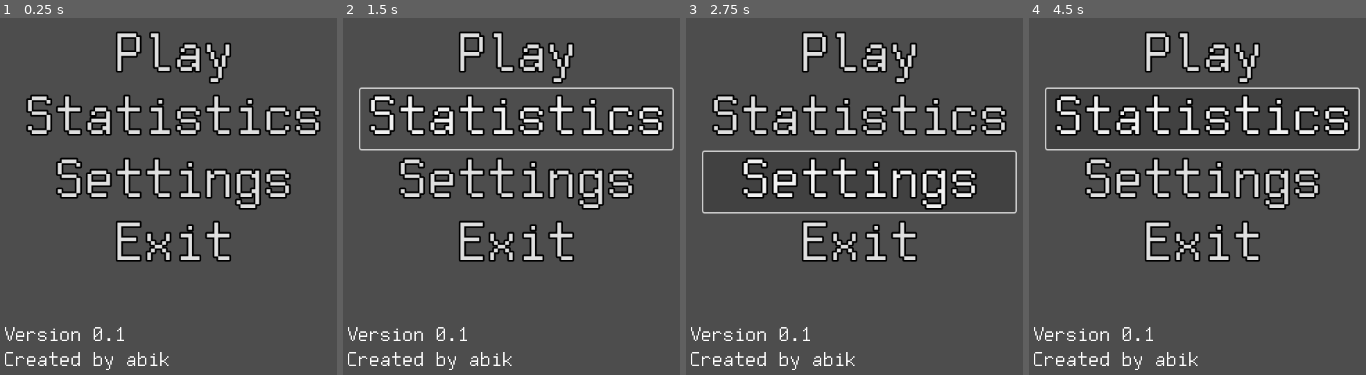
Above: before the commit, frames 1-4 (left to right).
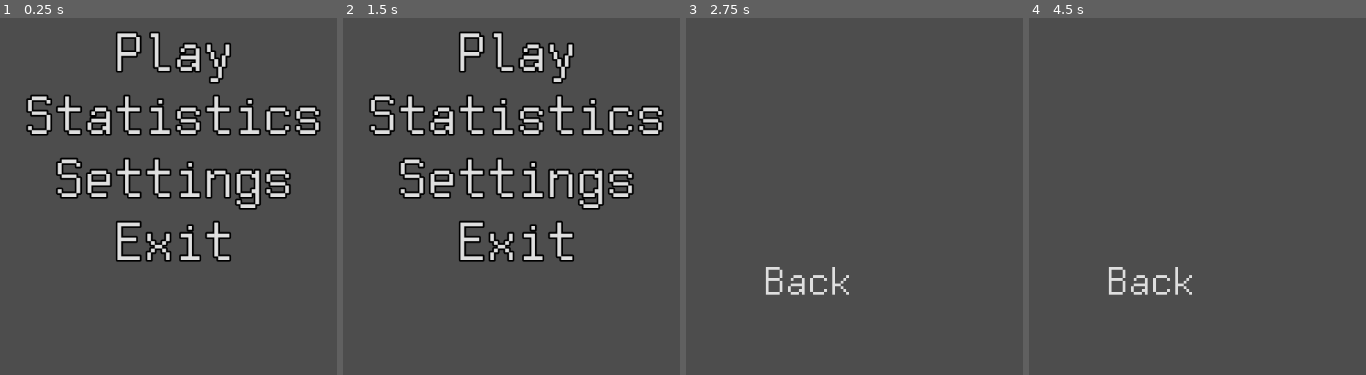
Above: after the commit, the same moments.

Repository: abi4ka/Happy
Game: Godot game, scene res://menu.tscn
The game is run twice, just before and just after one commit, with the same random seed, the same clock (stepped at 60 frames per second) and the same inputs. This scene is started directly instead of the project's main scene.
Inputs (mouse positions are in pixels of both pictures, inside the frame that each line leads up to):
- Up to frame 1 (0.25 s): no input
- Up to frame 2 (1.5 s): click "Statistics" at 0.5 s; click (464, 282) at 1.25 s, where only the run after the commit has a clickable "Back"
- Up to frame 3 (2.75 s): click "Settings" at 2 s
- Up to frame 4 (4.5 s): click (1200, 57) at 2.75 s, where only the run before the commit has a clickable "Play"; click (1200, 57) at 3.5 s, where only the run before the commit has a clickable "Play"; click (1200, 117) at 4.25 s, where only the run before the commit has a clickable "Statistics"

The runs differ from the first frame. In frame 1, 1.0% of the frame differs, in the area x 1-51%, y 86-99%; in frame 2, 2.2%; in frame 3, 14%; in frame 4, 14%, in the area x 1-99%, y 3-99%.

Commit message:
Menu panels/menu funcionality

Diff:
--- a/menu.tscn
+++ b/menu.tscn
@@ -1,9 +1,14 @@
-[gd_scene load_steps=4 format=3 uid="uid://xynq5he18fh6"]
+[gd_scene load_steps=7 format=3 uid="uid://xynq5he18fh6"]
 
 [ext_resource type="LabelSettings" uid="uid://bsk47r4n4k72r" path="res://menuText.tres" id="1_lti8b"]
+[ext_resource type="Script" uid="uid://c7qn3aaspc7mp" path="res://scripts/MenuControl.gd" id="1_mae5d"]
 [ext_resource type="FontFile" uid="uid://bs1l7kc6rllcm" path="res://FreePixel.ttf" id="1_ouk20"]
 
 [sub_resource type="StyleBoxEmpty" id="StyleBoxEmpty_ouk20"]
+
+[sub_resource type="StyleBoxEmpty" id="StyleBoxEmpty_mae5d"]
+
+[sub_resource type="StyleBoxEmpty" id="StyleBoxEmpty_4hy44"]
 
 [node name="Menu" type="Control"]
 layout_mode = 3
@@ -12,6 +17,7 @@
 anchor_bottom = 1.0
 grow_horizontal = 2
 grow_vertical = 2
+script = ExtResource("1_mae5d")
 
 [node name="Background" type="Node2D" parent="."]
 
@@ -81,3 +87,122 @@
 layout_mode = 2
 text = "Сreated by abik"
 label_settings = ExtResource("1_lti8b")
+
+[node name="LevelsPanel" type="PanelContainer" parent="."]
+visible = false
+layout_mode = 1
+anchors_preset = -1
+anchor_right = 1.0
+anchor_bottom = 1.0
+offset_left = 100.0
+offset_top = 100.0
+offset_right = -100.0
+offset_bottom = -100.0
+grow_horizontal = 2
+grow_vertical = 2
+theme_override_styles/panel = SubResource("StyleBoxEmpty_mae5d")
+
+[node name="VBoxContainer" type="VBoxContainer" parent="LevelsPanel"]
+layout_mode = 2
+size_flags_horizontal = 0
+theme_override_constants/separation = 20
+
+[node name="Button" type="Button" parent="LevelsPanel/VBoxContainer"]
+layout_mode = 2
+theme_override_fonts/font = ExtResource("1_ouk20")
+theme_override_font_sizes/font_size = 64
+text = "1 lvl"
+
+[node name="Button2" type="Button" parent="LevelsPanel/VBoxContainer"]
+layout_mode = 2
+theme_override_fonts/font = ExtResource("1_ouk20")
+theme_override_font_sizes/font_size = 64
+text = "2 lvl"
+
+[node name="Button3" type="Button" parent="LevelsPanel/VBoxContainer"]
+layout_mode = 2
+theme_override_fonts/font = ExtResource("1_ouk20")
+theme_override_font_sizes/font_size = 64
+text = "3 lvl"
+
+[node name="Button4" type="Button" parent="LevelsPanel/VBoxContainer"]
+layout_mode = 2
+theme_override_fonts/font = ExtResource("1_ouk20")
+theme_override_font_sizes/font_size = 64
+text = "4 lvl"
+
+[node name="Panel" type="Panel" parent="LevelsPanel"]
+layout_mode = 2
+size_flags_horizontal = 0
+size_flags_vertical = 8
+
+[node name="BackButton" type="Button" parent="LevelsPanel/Panel"]
+layout_mode = 0
+offset_top = -64.0
+offset_right = 150.0
+size_flags_horizontal = 0
+size_flags_vertical = 8
+theme_override_fonts/font = ExtResource("1_ouk20")
+theme_override_font_sizes/font_size = 64
+theme_override_styles/normal = SubResource("StyleBoxEmpty_4hy44")
+text = "Back"
+
+[node name="StatsPanel" type="PanelContainer" parent="."]
+visible = false
+layout_mode = 1
+anchors_preset = -1
+anchor_right = 1.0
+anchor_bottom = 1.0
+offset_left = 100.0
+offset_top = 100.0
+offset_right = -100.0
+offset_bottom = -100.0
+grow_horizontal = 2
+grow_vertical = 2
+theme_override_styles/panel = SubResource("StyleBoxEmpty_mae5d")
+
+[node name="Panel" type="Panel" parent="StatsPanel"]
+layout_mode = 2
+size_flags_horizontal = 0
+size_flags_vertical = 8
+
+[node name="BackButton" type="Button" parent="StatsPanel/Panel"]
+layout_mode = 0
+offset_top = -64.0
+offset_right = 150.0
+size_flags_horizontal = 0
+size_flags_vertical = 8
+theme_override_fonts/font = ExtResource("1_ouk20")
+theme_override_font_sizes/font_size = 64
+theme_override_styles/normal = SubResource("StyleBoxEmpty_4hy44")
+text = "Back"
+
+[node name="SettingsPanel" type="PanelContainer" parent="."]
+visible = false
+layout_mode = 1
+anchors_preset = -1
+anchor_right = 1.0
+anchor_bottom = 1.0
+offset_left = 100.0
+offset_top = 100.0
+offset_right = -100.0
+offset_bottom = -100.0
+grow_horizontal = 2
+grow_vertical = 2
+theme_override_styles/panel = SubResource("StyleBoxEmpty_mae5d")
+
+[node name="Panel" type="Panel" parent="SettingsPanel"]
+layout_mode = 2
+size_flags_horizontal = 0
+size_flags_vertical = 8
+
+[node name="BackButton" type="Button" parent="SettingsPanel/Panel"]
+layout_mode = 0
+offset_top = -64.0
+offset_right = 150.0
+size_flags_horizontal = 0
+size_flags_vertical = 8
+theme_override_fonts/font = ExtResource("1_ouk20")
+theme_override_font_sizes/font_size = 64
+theme_override_styles/normal = SubResource("StyleBoxEmpty_4hy44")
+text = "Back"
--- /dev/null
+++ b/scripts/MenuControl.gd
@@ -0,0 +1,45 @@
+extends Control
+
+@onready var main_panel = $MainPanel
+@onready var levels_panel = $LevelsPanel
+@onready var stats_panel = $StatsPanel
+@onready var settings_panel = $SettingsPanel
+
+func _ready():
+	# В начале показываем только главное меню
+	_show_only(main_panel)
+
+	# Подключаем сигналы
+	$MainPanel/PlayButton.pressed.connect(_on_play_pressed)
+	$MainPanel/StatsButton.pressed.connect(_on_stats_pressed)
+	$MainPanel/SettingsButton.pressed.connect(_on_settings_pressed)
+	$MainPanel/ExitButton.pressed.connect(_on_exit_pressed)
+
+	$LevelsPanel/Panel/BackButton.pressed.connect(_on_back_pressed)
+	$StatsPanel/Panel/BackButton.pressed.connect(_on_back_pressed)
+	$SettingsPanel/Panel/BackButton.pressed.connect(_on_back_pressed)
+
+func _input(event):
+	if event.is_action_pressed("ui_cancel"): # Esc по умолчанию
+		_show_only(main_panel)
+
+func _show_only(panel: Control):
+	for child in get_children():
+		if child is Control and child != panel and not child.name.ends_with("Label"):
+			child.visible = false
+	panel.visible = true
+
+func _on_play_pressed():
+	_show_only(levels_panel)
+
+func _on_stats_pressed():
+	_show_only(stats_panel)
+
+func _on_settings_pressed():
+	_show_only(settings_panel)
+
+func _on_exit_pressed():
+	get_tree().quit()
+
+func _on_back_pressed():
+	_show_only(main_panel)
Not shown, added: scripts/MenuControl.gd.uid
